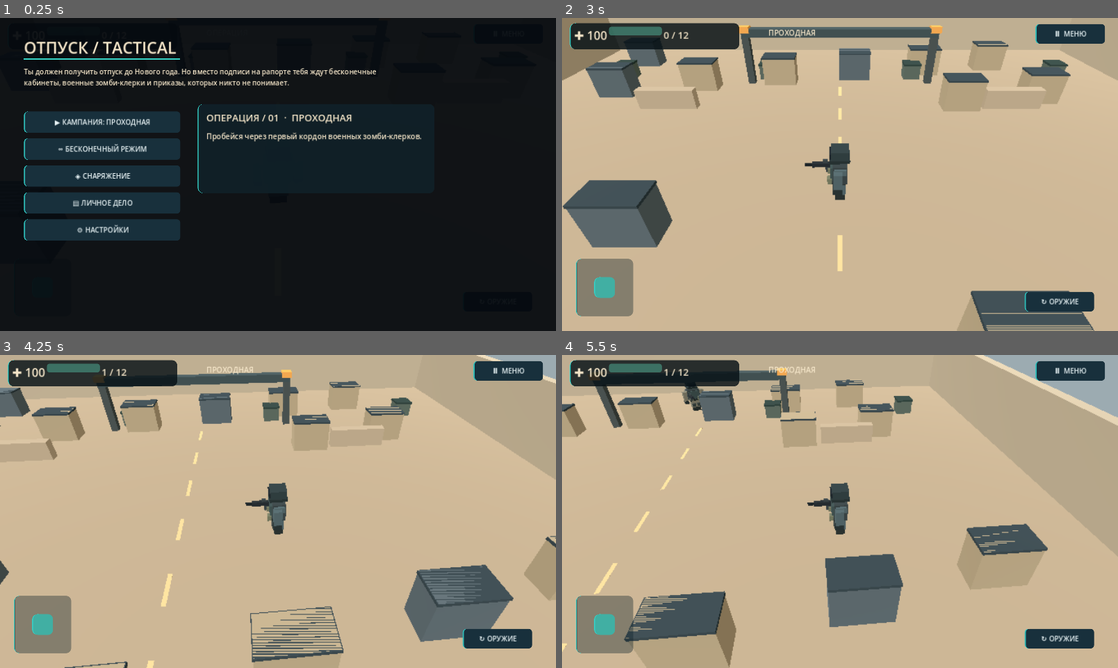
Above: before the commit, frames 1-4 (two rows, left to right).
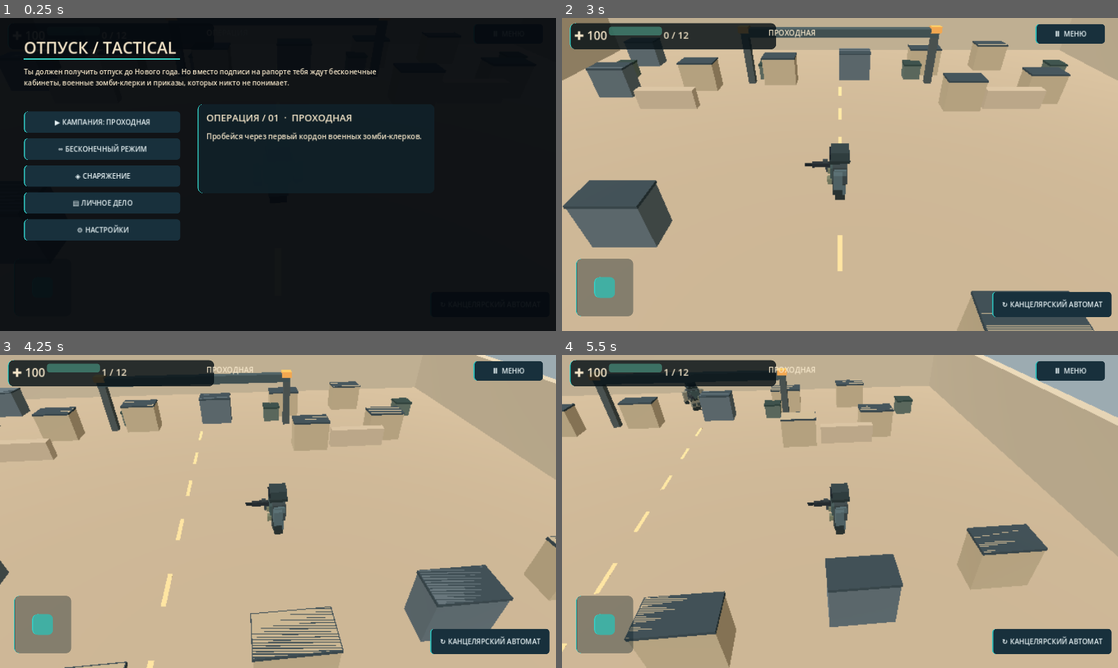
Above: after the commit, the same moments.

Repository: gemini13334-beep/---
Game: Godot game, scene res://scenes/main.tscn
Two runs of this game, one before a commit and one after it. Both use one fixed random seed, a clock stepped at 60 frames per second and the inputs below.
Inputs (mouse positions are in pixels of both pictures, inside the frame that each line leads up to):
- Up to frame 1 (0.25 s): no input
- Up to frame 2 (3 s): click (1051, 305) at 0.5 s, where only the run after the commit has a clickable "↻ КАНЦЕЛЯРСКИЙ АВТОМАТ"; click "Ⅱ МЕНЮ" at 1.25 s; click (1056, 302) at 2 s, where only the run before the commit has a clickable "↻ ОРУЖИЕ"; click "▶ КАМПАНИЯ: ПРОХОДНАЯ" at 2.75 s
- Up to frame 3 (4.25 s): tap Enter at 3.5 s; move the mouse to (400, 495) at 3.52 s; hold D from 3.53 s (still down); click (400, 495) at 3.67 s
- Up to frame 4 (5.5 s): release D at 4.25 s; drag from (728, 527) to (812, 574) at 4.27 s; move the mouse to (895, 442) at 5.02 s; hold D from 5.03 s (still down)

The runs differ from the first frame. In frame 2, 1.7% of the frame differs, in the area x 31-99%, y 1-96%; in frame 3, 1.7%; in frame 4, 1.7%.

Commit message:
Improve mobile weapon switch button visibility and synchronize selected weapon with mission start

Diff:
--- a/godot/scripts/main.gd
+++ b/godot/scripts/main.gd
@@ -27,6 +27,7 @@
 var status_label: Label
 var hp_label: Label
 var health_bar: ProgressBar
+var weapon_button: Button
 var kills_label: Label
 var hero: Node3D
 var cam: Camera3D
@@ -345,7 +346,7 @@
  layer.add_child(hud)
  var bar:=HBoxContainer.new()
  bar.position=Vector2(28,20)
- var hud_strip:=_panel(Vector2(18,12),Vector2(390,60),Color(0.025,0.065,0.085,0.82))
+ var hud_strip:=_panel(Vector2(18,12),Vector2(475,60),Color(0.025,0.065,0.085,0.82))
  hud.add_child(hud_strip)
  hud.move_child(hud_strip,0)
  hud.add_child(bar)
@@ -370,11 +371,12 @@
  pause.position=Vector2(-190,14)
  pause.pressed.connect(_show_menu)
  hud.add_child(pause)
- var weapon:=_button("↻ ОРУЖИЕ")
- weapon.set_anchors_preset(Control.PRESET_BOTTOM_RIGHT)
- weapon.position=Vector2(-215,-90)
- weapon.pressed.connect(func(): weapon_index=(weapon_index+1)%WEAPONS.size();weapon.text="↻ "+str(WEAPONS[weapon_index]["name"]))
- hud.add_child(weapon)
+ weapon_button=_button("↻ "+str(WEAPONS[weapon_index]["name"]))
+ weapon_button.set_anchors_preset(Control.PRESET_BOTTOM_RIGHT)
+ weapon_button.position=Vector2(-290,-90)
+ weapon_button.custom_minimum_size=Vector2(275,58)
+ weapon_button.pressed.connect(_cycle_weapon)
+ hud.add_child(weapon_button)
  joystick_base=_panel(Vector2(32,-166),Vector2(132,132),Color(0.05,0.13,0.16,0.38))
  joystick_base.set_anchors_preset(Control.PRESET_BOTTOM_LEFT)
  joystick_base.mouse_filter=Control.MOUSE_FILTER_IGNORE
@@ -397,6 +399,14 @@
  menu_layer=Control.new()
  menu_layer.set_anchors_and_offsets_preset(Control.PRESET_FULL_RECT)
  layer.add_child(menu_layer)
+
+func _cycle_weapon()->void:
+ weapon_index=(weapon_index+1)%WEAPONS.size()
+ _refresh_weapon_button()
+
+func _refresh_weapon_button()->void:
+ if is_instance_valid(weapon_button):
+  weapon_button.text="↻ "+str(WEAPONS[weapon_index]["name"])
 
 func _panel(pos:Vector2,dimensions:Vector2,tint:Color)->Panel:
  var p:=Panel.new()
@@ -561,6 +571,8 @@
  touch_id=-1
  joystick=Vector2.ZERO
  _update_joystick_visual()
+ weapon_index=0
+ _refresh_weapon_button()
  status_label.text="∞ БЕСКОНЕЧНЫЙ" if endless else str(Story.mission(stage)["name"])
  kills_label.text="0 / ∞" if endless else "0 / %d"%_target()
 
